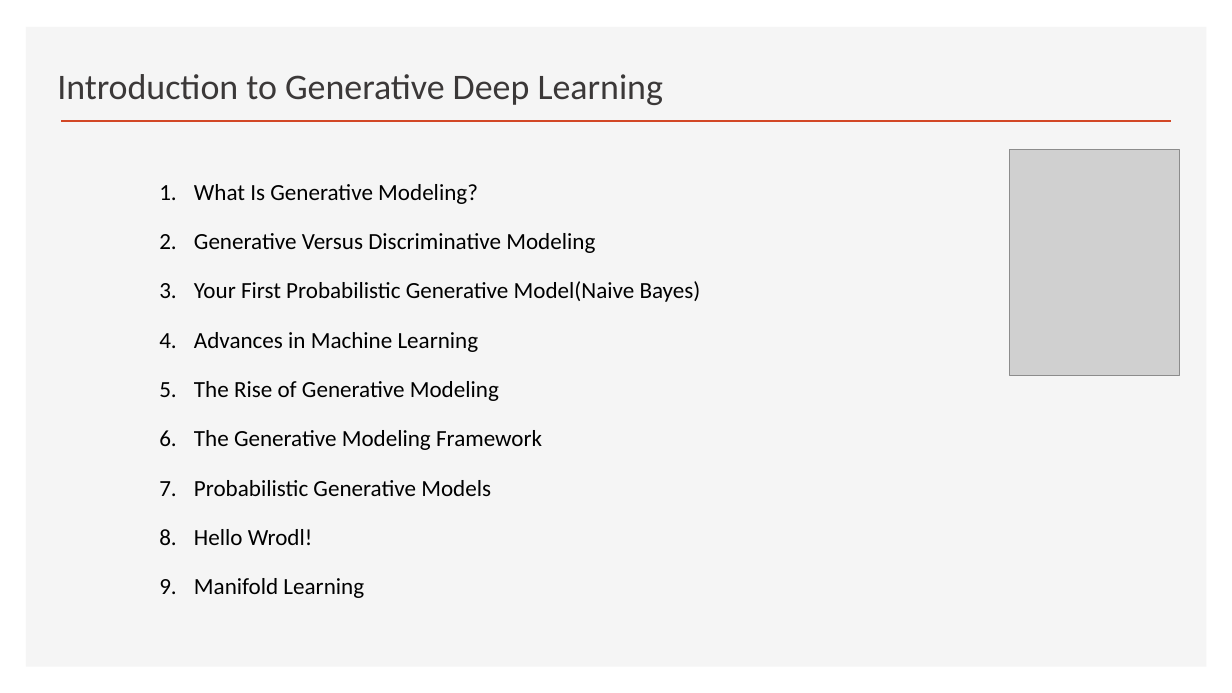
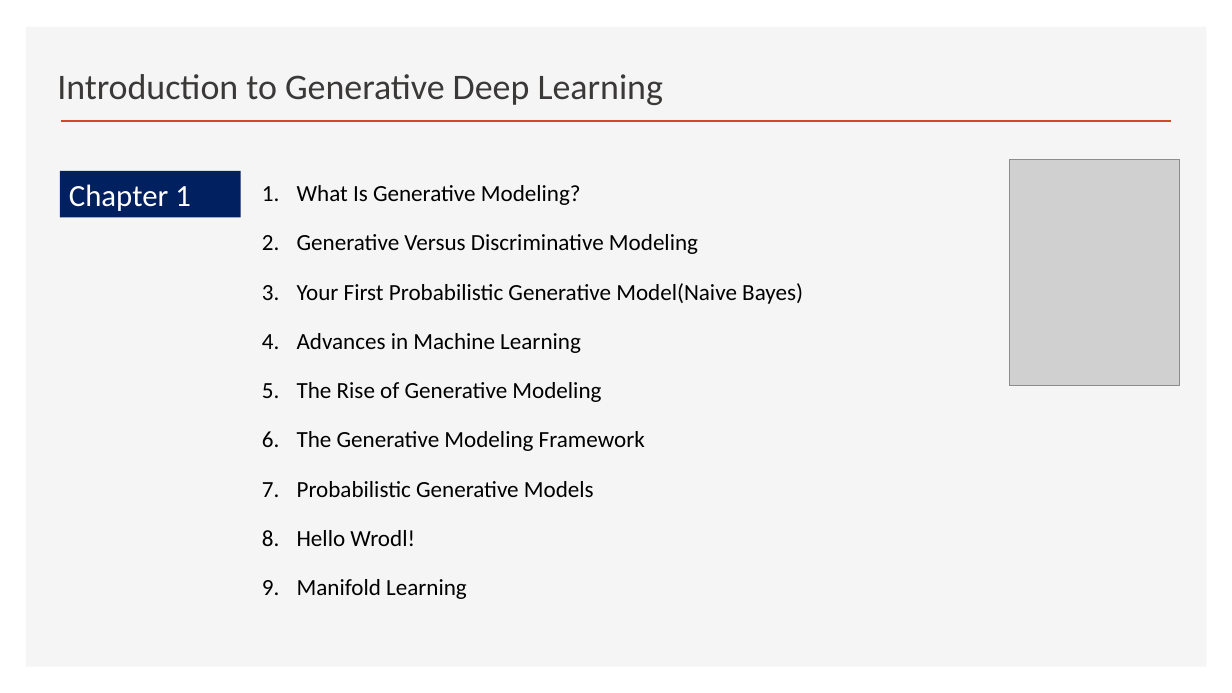
Before and after one commit to ancestor9/2026_Fall_AI-Literacy, a slide deck: slide 2 of Generative Deep Learning.pptx. Drawn at 1232x693 pixels with LibreOffice and Linux fonts; fonts in the diff are those of the drawing; grey boxes stand for pictures; background and template pictures are left out. Boxes give left, top, right and bottom in pixels: in the first picture for what was removed or moved away, otherwise in the second. Text is boxed around its words. In the diff, an @@ line names an element or a change of style, - is before the commit and + after.

```diff
--- a/Generative Deep Learning.pptx
+++ b/Generative Deep Learning.pptx
@@ rectangle added at [60, 171, 241, 217], fill #002060, 24 pt, text #FFFFFF @@
+Chapter 1
@@ text "What Is Generative Modeling?": place and size @@
-text "What Is Generative Modeling?" at [194, 184, 701, 598]
+text "What Is Generative Modeling?" at [297, 185, 803, 599]
@@ picture: place and size @@
-picture at [1009, 150, 1179, 375]
+picture at [1009, 160, 1179, 385]
```
Also in this commit, not shown: 1 slide added.
